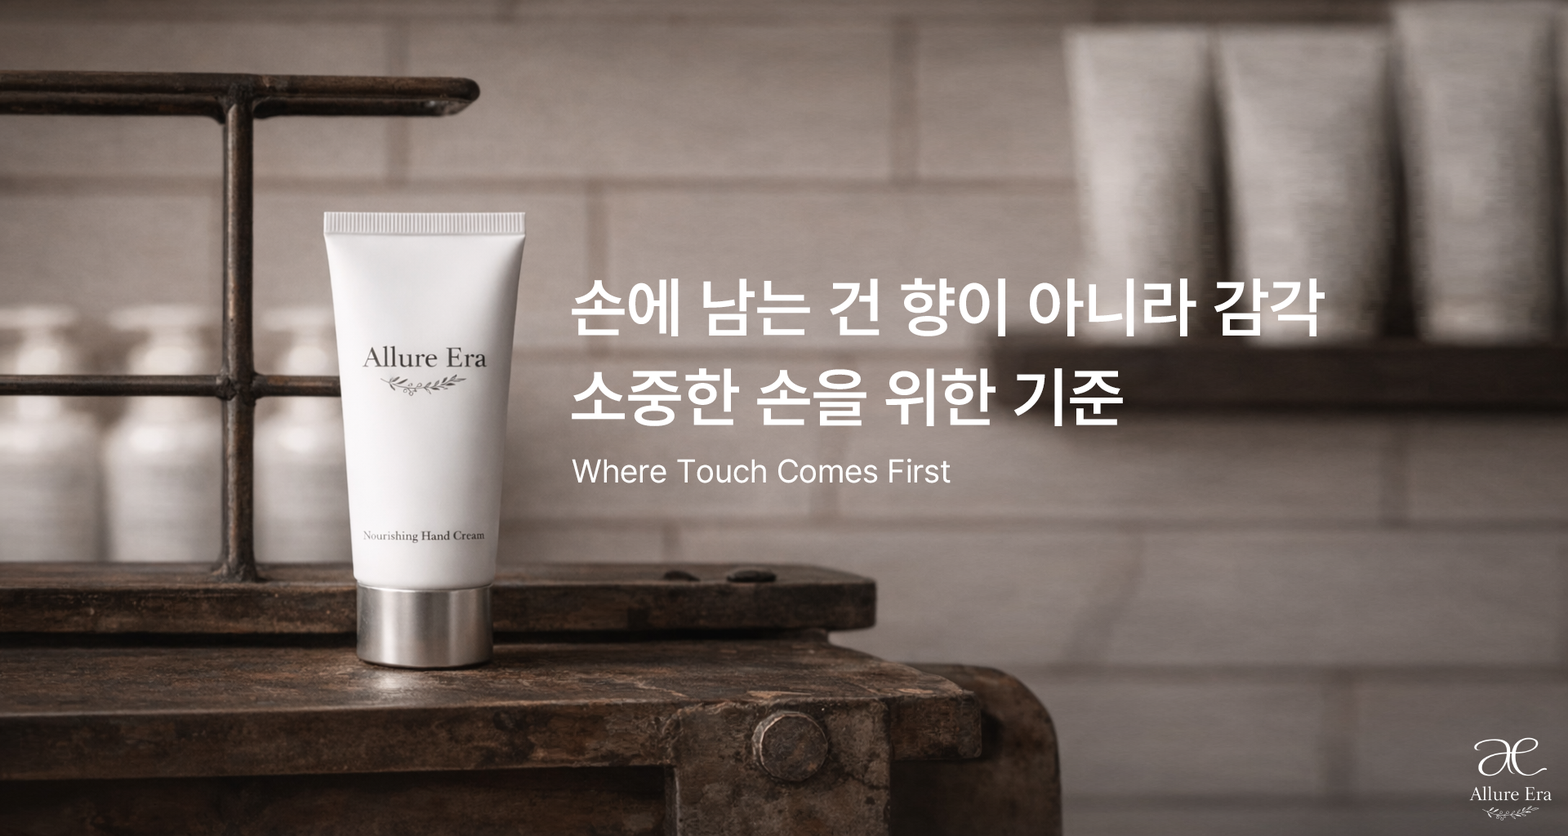
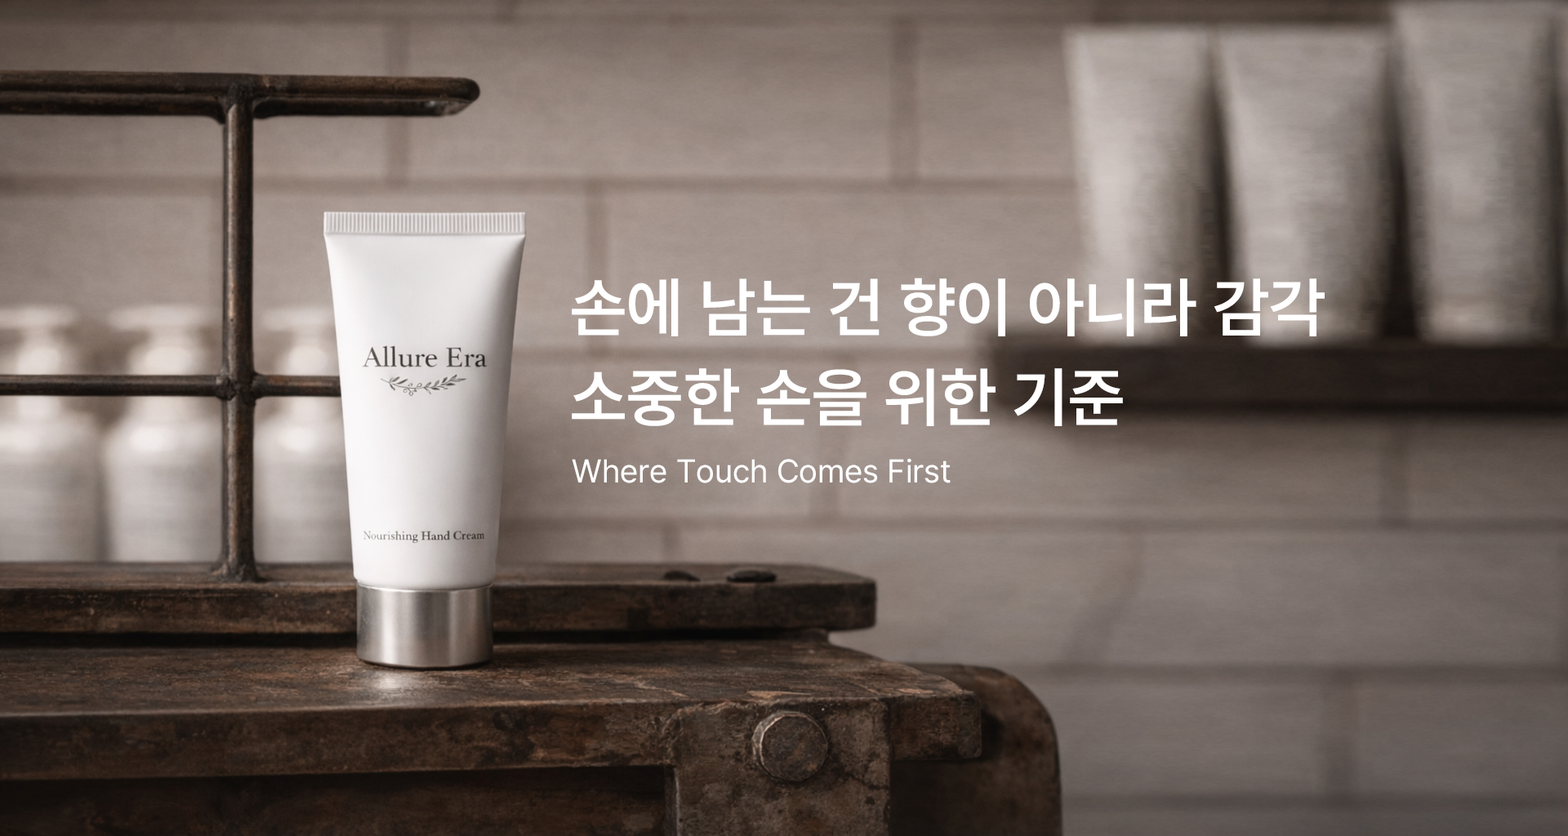
Two versions of the same layered image (1568x836). Layer-by-layer changes:
removed layer "ae-logo" over <box>1469,737,1553,821</box>